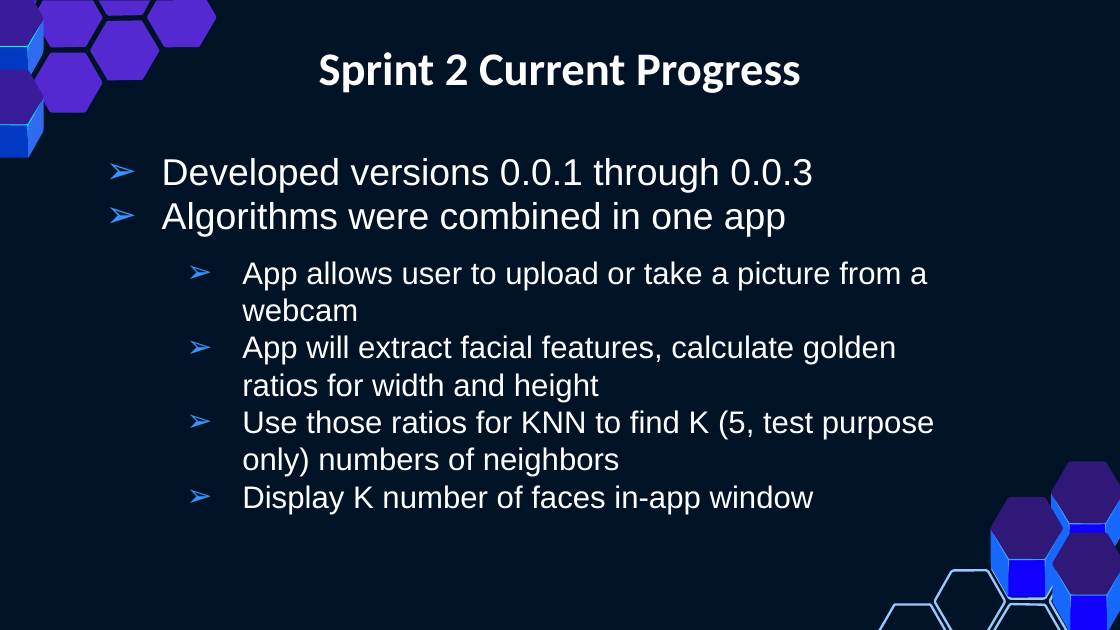
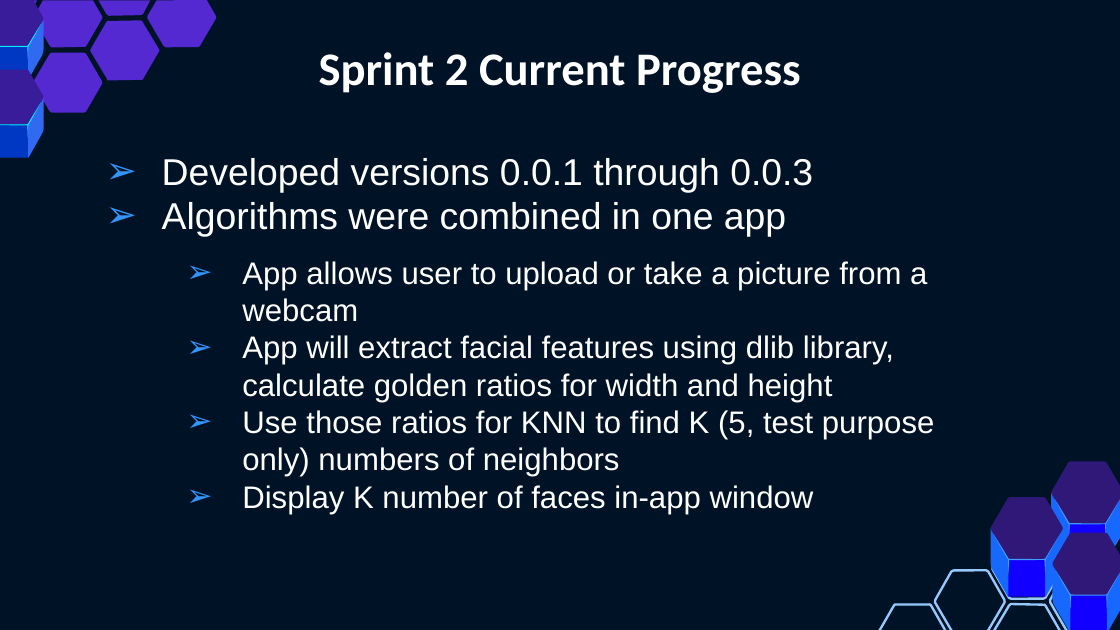
Before and after one commit to russian-bogatyr/Capstone-Prject-Fall-2020, a slide deck: slide 4 of Smart Nose Surgery - Sprint 2 Demo.pptx. Drawn at 1120x630 pixels with LibreOffice and Linux fonts; fonts in the diff are those of the drawing. Boxes give left, top, right and bottom in pixels: in the first picture for what was removed or moved away, otherwise in the second. Text is boxed around its words. In the diff, an @@ line names an element or a change of style, - is before the commit and + after.

```diff
--- a/Smart Nose Surgery - Sprint 2 Demo.pptx
+++ b/Smart Nose Surgery - Sprint 2 Demo.pptx
@@ text at [242,335,894,402]: text changed @@
-              ➢ App will extract facial features, calculate golden ratios for width and height
+              ➢ App will extract facial features using dlib library, calculate golden ratios for width and height
```
